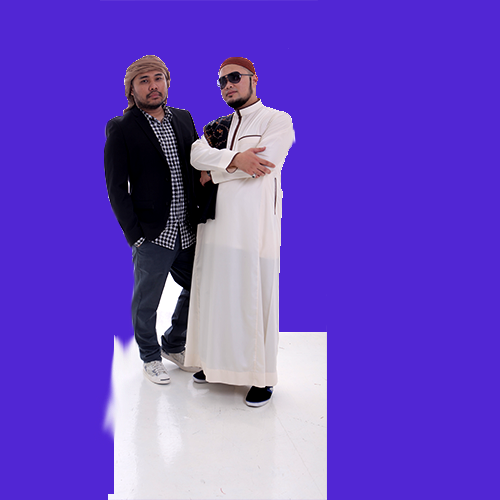
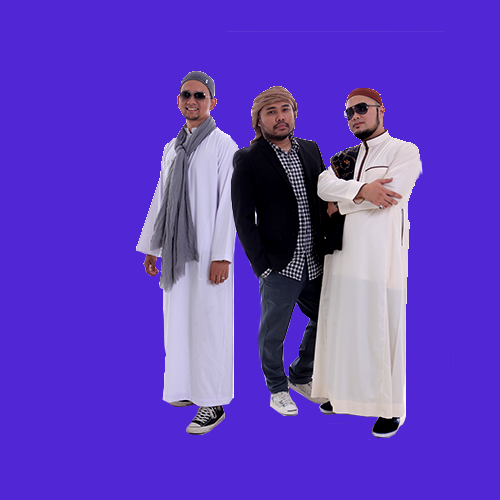
Layered file, before and after one edit (500x500). Changes by layer:
painted on "IMG_1409" over box(99, 0, 454, 500)
showed "IMG_1401", painted on it over box(99, 55, 247, 435)
